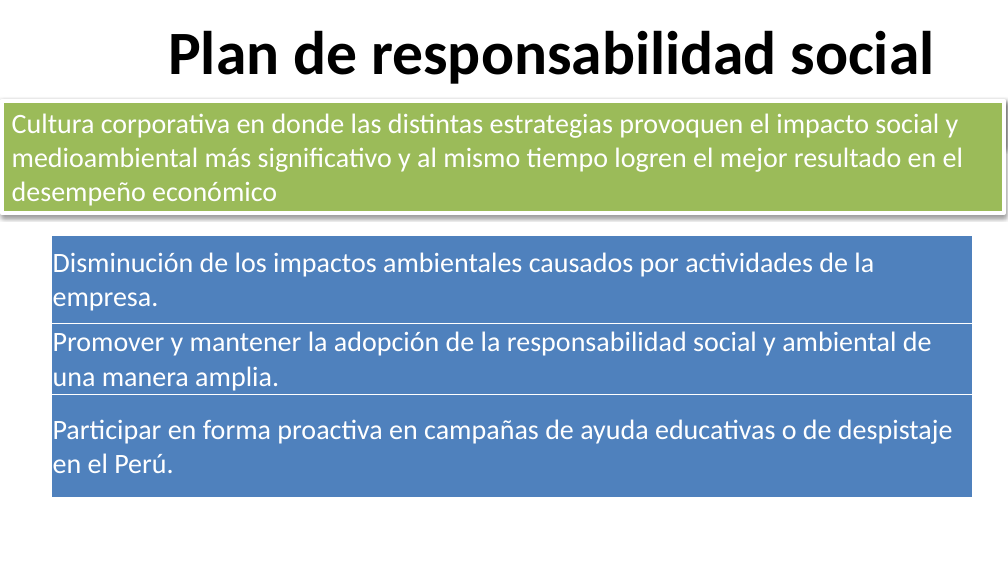
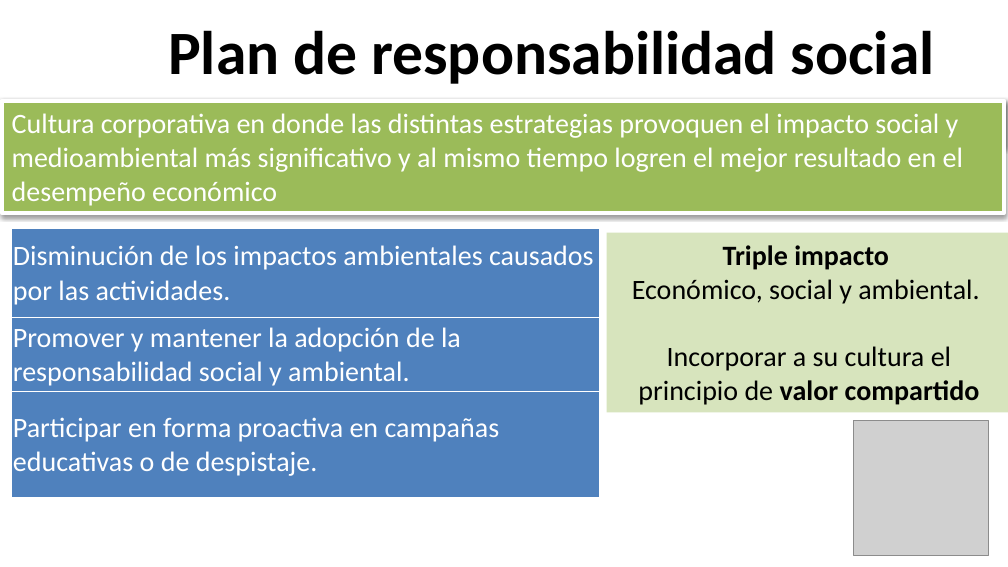
Before and after one commit to dmontjoy/starkey, a slide deck: slide 10 of PresentaciónStarkey DM.pptx. Drawn at 1008x567 pixels with LibreOffice and Linux fonts; fonts in the diff are those of the drawing; grey boxes stand for pictures; background and template pictures are left out. Boxes give left, top, right and bottom in pixels: in the first picture for what was removed or moved away, otherwise in the second. Text is boxed around its words. In the diff, an @@ line names an element or a change of style, - is before the commit and + after.

```diff
--- a/PresentaciónStarkey DM.pptx
+++ b/PresentaciónStarkey DM.pptx
@@ table at (12, 228, 600, 498) @@
-row 1, column 1: Disminución de los impactos ambientales causados por actividades de la empresa.
+row 1, column 1: Disminución de los impactos ambientales causados por las actividades.
-row 2, column 1: Promover y mantener la adopción de la responsabilidad social y ambiental de una manera amplia.
+row 2, column 1: Promover y mantener la adopción de la responsabilidad social y ambiental.
-row 3, column 1: Participar en forma proactiva en campañas de ayuda educativas o de despistaje en el Perú.
+row 3, column 1: Participar en forma proactiva en campañas educativas o de despistaje.
@@ table: place and size @@
-table at (51, 236, 972, 498)
+table at (12, 228, 600, 498)
@@ rectangle added at (607, 233, 1008, 412), fill #D7E4BD, 20 pt, text #000000 @@
+Triple impacto
+Económico, social y ambiental.
+Incorporar a su cultura el principio de valor compartido
@@ picture added at (853, 420, 988, 555) @@
```
Also in this commit, not shown: 4 other slides changed, 1 other file.
